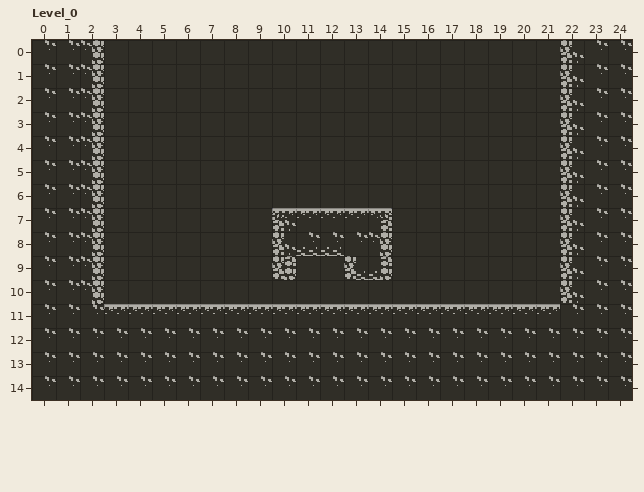
LDtk project: source/levels/world.ldtk. The first picture shows the starting point.
Cells are 16x16 px. Shown: Level_0 x 0..24, y 0..14.
And afterwards:
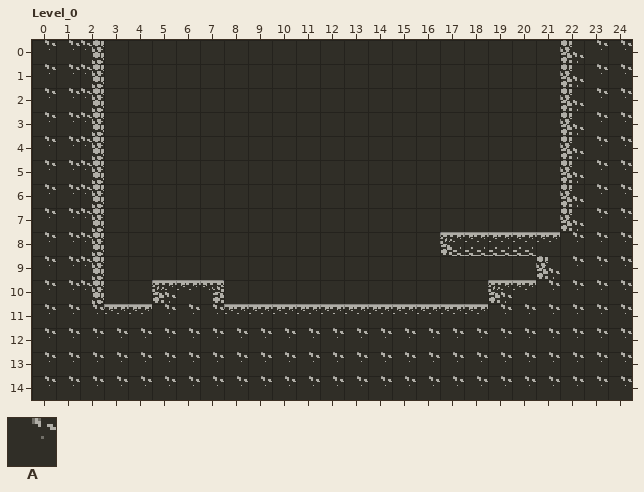
Key: from "Walls": A 1.
_ is an empty cell.
Changes in this commit:
Layer "Walls":
Tile A now appears in row 8 at x 17 to 21; in row 9 at x 21; in row 10 at x 5 to 7 and 19 to 21.
The author cleared tile A in rows 7 to 8 at x 10 to 14; in row 9 at x 10 and 13 to 14.
